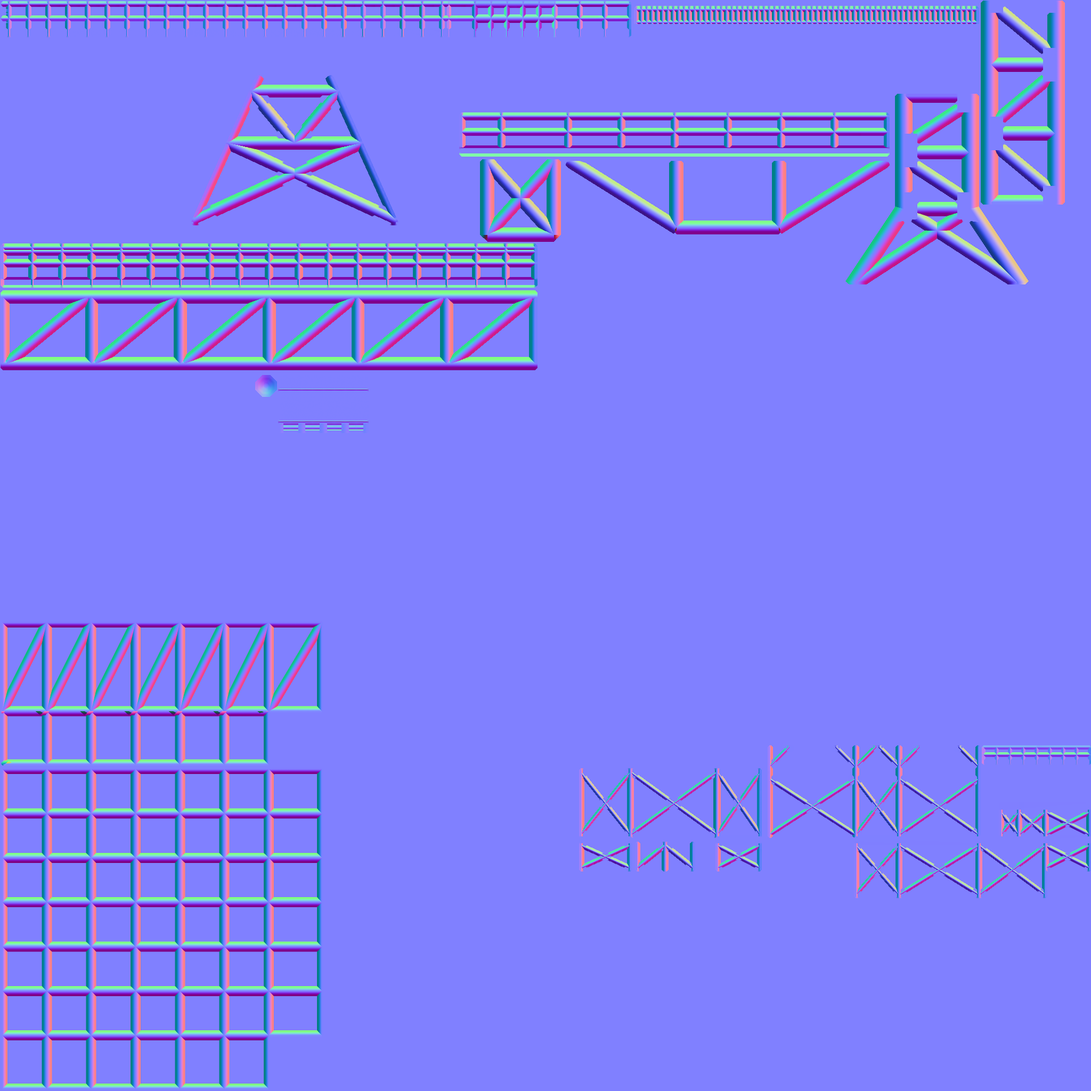
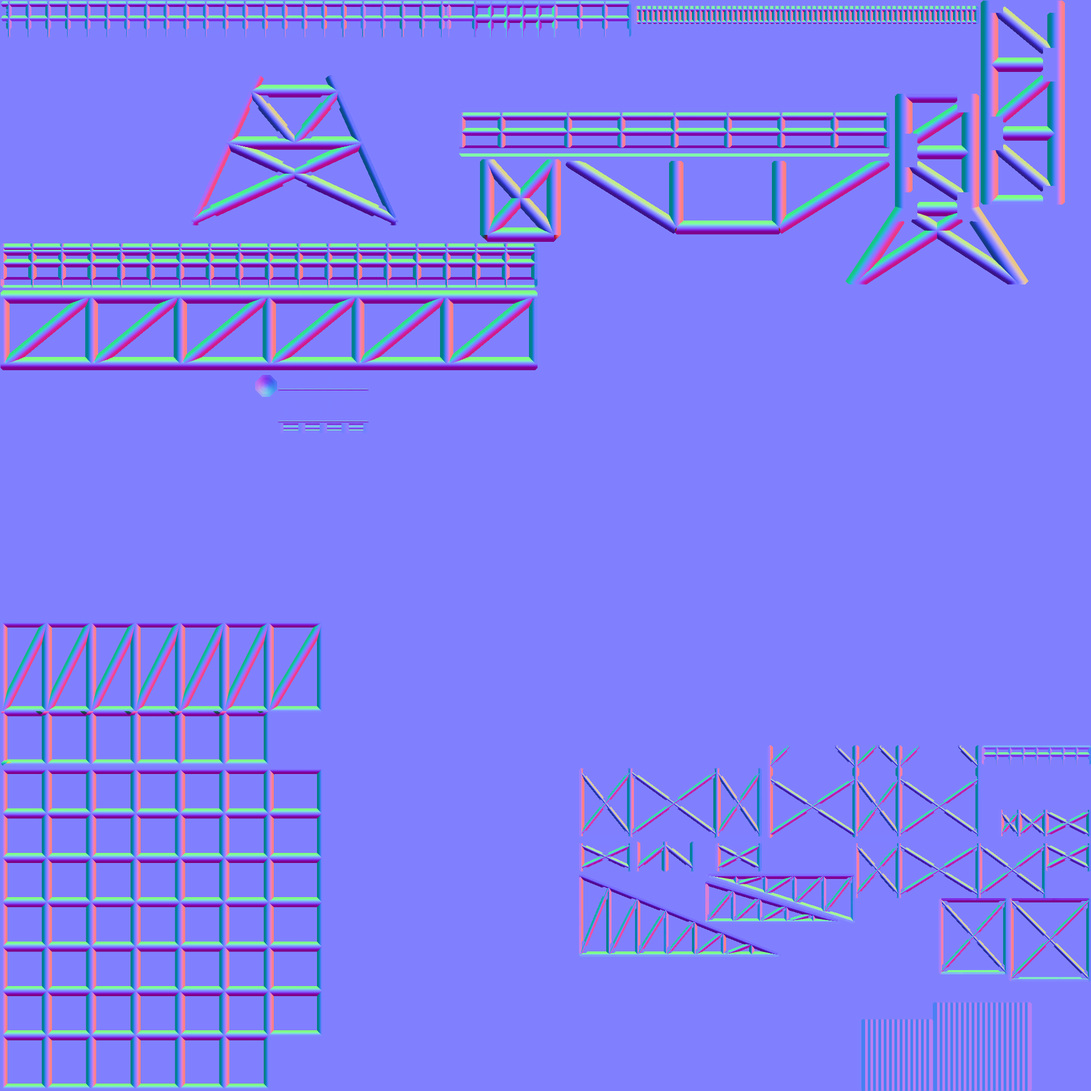
Layer changes from the first (1091, 1091) image to the second:
painted on "normalmap" over [579, 817, 1091, 1091]
